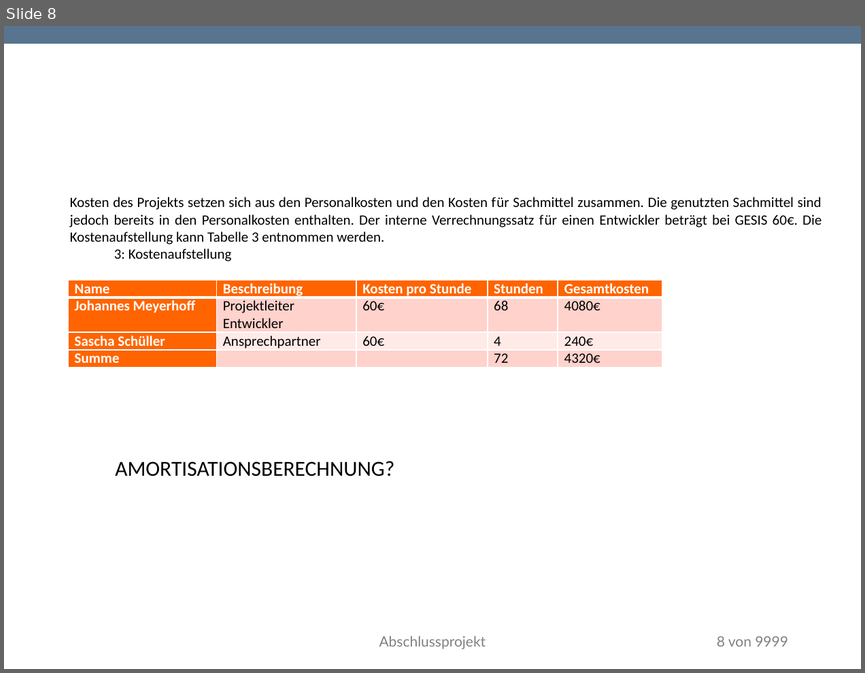
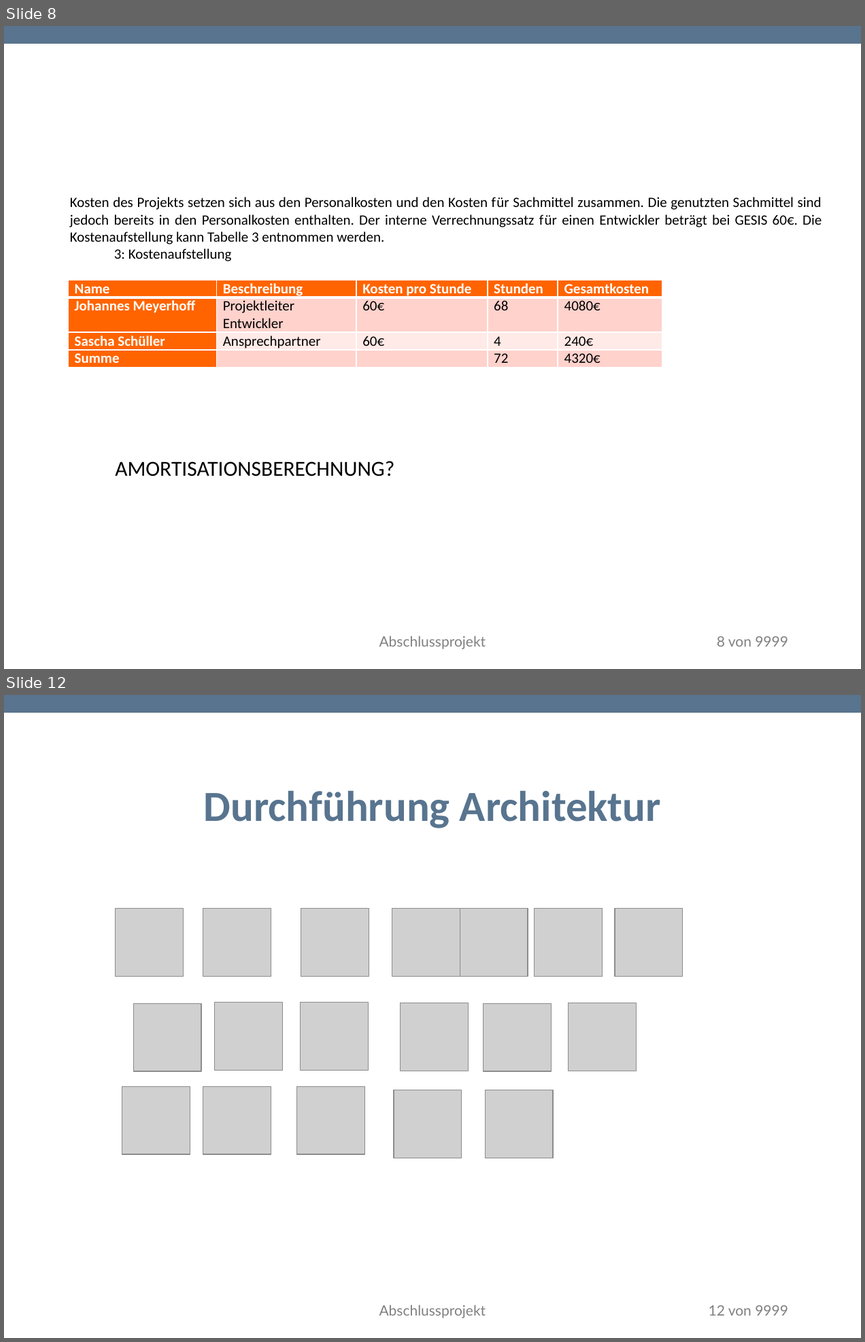
Before and after one commit to TwoHorus/dbExelExportLaravel, a slide deck: DOC/Fachgespraech.pptx. Shown one above the other, each under a label of ours: slide 8 before the commit, slides 8 and 12 after it; the slides between them are not shown. The pictures are 865x673 and 865x1342 pixels, drawn with LibreOffice and Linux fonts; fonts in the diff are those of the drawing; grey boxes stand for pictures; background and template pictures are left out. Boxes give left, top, right and bottom in pixels: in the first picture for what was removed or moved away, otherwise in the second. Text is boxed around its words. In the diff, an @@ line names an element or a change of style, - is before the commit and + after.

```diff
--- a/DOC/Fachgespraech.pptx
+++ b/DOC/Fachgespraech.pptx
@@ slide 12 added at [4,695,861,1338], background #FFFFFF; not listed: 1 template element that a slide beside it also shows @@
@@ title added at [204,791,661,828], 36 pt, text #58748F, bold @@
+Durchführung Architektur
@@ picture added at [116,909,183,976] @@
@@ picture added at [203,909,271,976] @@
@@ picture added at [301,909,369,976] @@
@@ picture added at [392,909,460,976] @@
@@ picture added at [460,909,528,976] @@
@@ picture added at [534,909,602,976] @@
@@ picture added at [615,909,683,976] @@
@@ picture added at [133,1004,201,1071] @@
@@ picture added at [215,1002,283,1070] @@
@@ picture added at [300,1002,368,1070] @@
@@ picture added at [400,1002,468,1070] @@
@@ picture added at [483,1004,551,1071] @@
@@ picture added at [568,1002,636,1070] @@
@@ picture added at [122,1087,190,1154] @@
@@ picture added at [203,1087,271,1154] @@
@@ picture added at [297,1087,364,1154] @@
@@ picture added at [394,1090,462,1157] @@
@@ picture added at [485,1090,552,1157] @@
@@ text added at [379,1304,486,1318], 12 pt, text #808080 @@
+Abschlussprojekt
@@ page number added at [708,1305,788,1315], 12 pt, text #808080 @@
+12 von 9999
```
Also in this commit, not shown: 4 slides changed, 6 other slides added, 1 slide removed.
